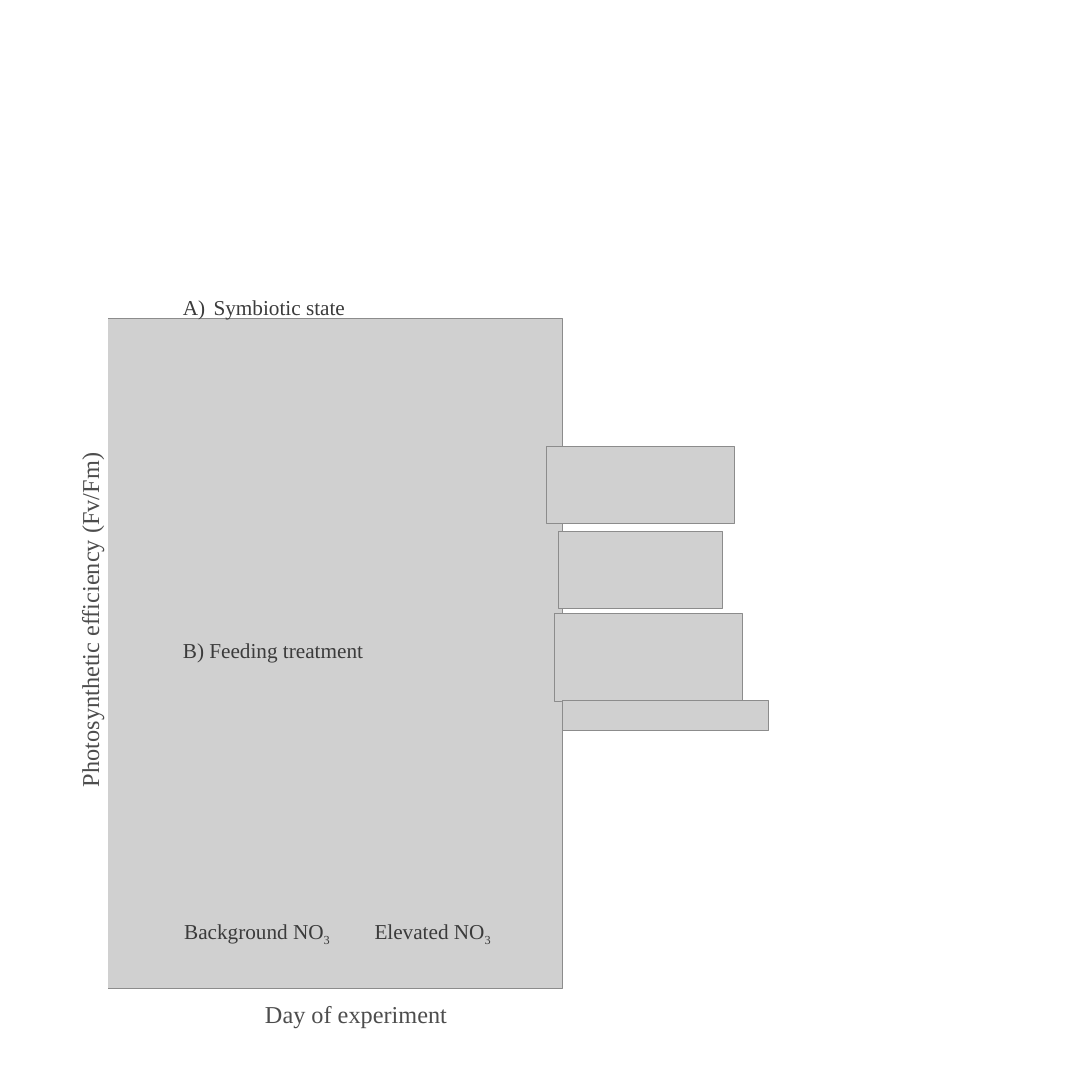
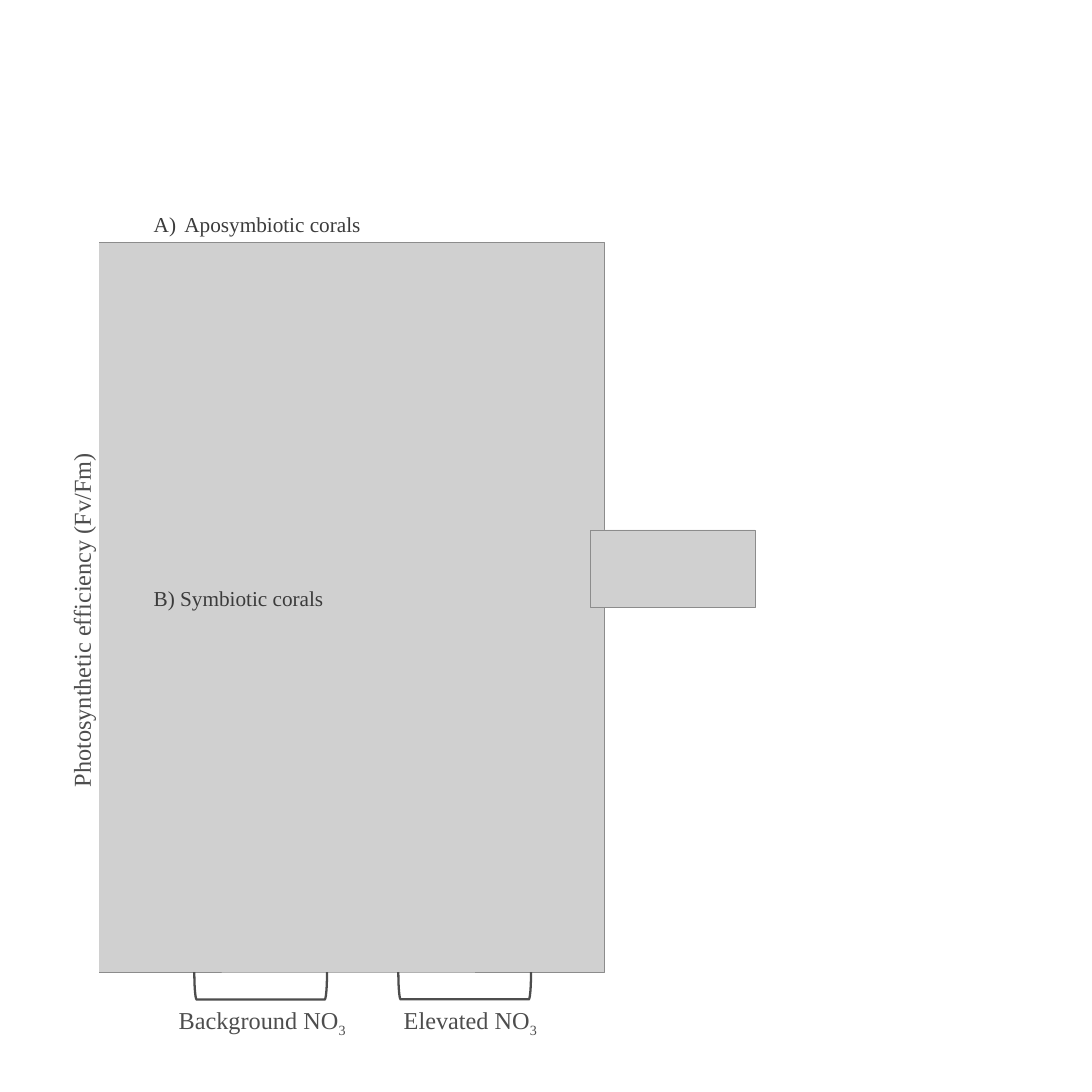
Before and after one commit to Caroline-Ianniello/Astrangia_nutrient_stressors_Rotjan_lab, a slide deck: slide 3 of Figures/ECOTOX_FIGURES.pptx (slide 2 before the commit). Drawn at 1092x1092 pixels with LibreOffice and Linux fonts; fonts in the diff are those of the drawing; grey boxes stand for pictures. Boxes give left, top, right and bottom in pixels: in the first picture for what was removed or moved away, otherwise in the second. Text is boxed around its words. In the diff, an @@ line names an element or a change of style, - is before the commit and + after.

```diff
--- a/Figures/ECOTOX_FIGURES.pptx
+++ b/Figures/ECOTOX_FIGURES.pptx
@@ rectangle "Photosynthetic efficiency (Fv/Fm)": place and size @@
-rectangle "Photosynthetic efficiency (Fv/Fm)" at (72, 203, 107, 1037)
+rectangle "Photosynthetic efficiency (Fv/Fm)" at (64, 203, 99, 1037)
@@ text at (184, 217, 361, 237): text changed @@
-A) Symbiotic state
+A) Aposymbiotic corals
@@ picture: place and size @@
-picture at (103, 318, 562, 988)
+picture at (92, 242, 605, 972)
@@ picture removed at (546, 447, 734, 524) @@
@@ picture: place and size @@
-picture at (558, 531, 723, 608)
+picture at (590, 530, 755, 607)
@@ text at (154, 591, 324, 611): text changed @@
-B) Feeding treatment
+B) Symbiotic corals
@@ picture removed at (554, 614, 743, 701) @@
@@ picture removed at (562, 701, 768, 730) @@
@@ left bracket added at (194, 972, 327, 999), outline #4D4D4D 3 pt @@
@@ left bracket added at (398, 972, 531, 999), outline #4D4D4D 3 pt @@
@@ rectangle "Background NO3": place and size @@
-rectangle "Background NO3" at (184, 924, 288, 944)
+rectangle "Background NO3" at (173, 1002, 410, 1037)
@@ rectangle "Background NO3" at (173, 1002, 410, 1037): size 28 to 32 pt, text colour #3B3B3B to #4D4D4D; alignment centre to left; fill none to #FFFFFF; outline none to #FFFFFF 0.75 pt @@
@@ rectangle removed at (186, 996, 526, 1031) @@
-Day of experiment
@@ rectangle "Elevated NO3" at (399, 1002, 554, 1037): size 28 to 32 pt, text colour #3B3B3B to #4D4D4D; alignment centre to left; fill none to #FFFFFF; outline none to #FFFFFF 0.75 pt @@
@@ rectangle "Elevated NO3": place and size @@
-rectangle "Elevated NO3" at (375, 924, 449, 939)
+rectangle "Elevated NO3" at (399, 1002, 554, 1037)
```
Also in this commit, not shown: 2 other slides changed, 2 slides added, 8 other files.
